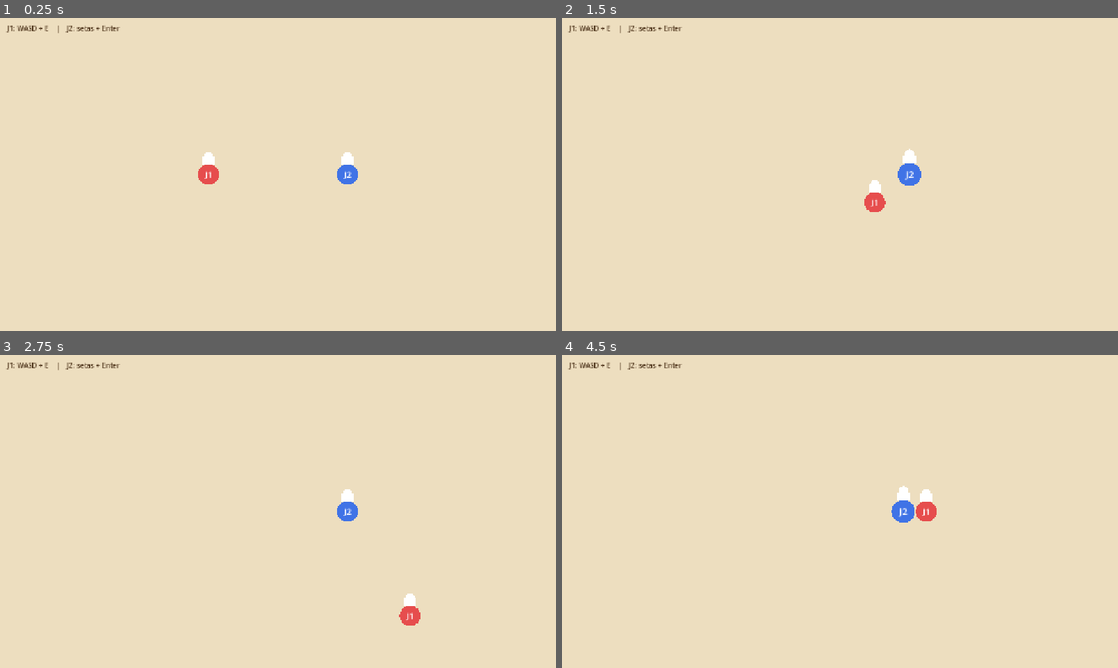
Above: before the commit, frames 1-4 (two rows, left to right).
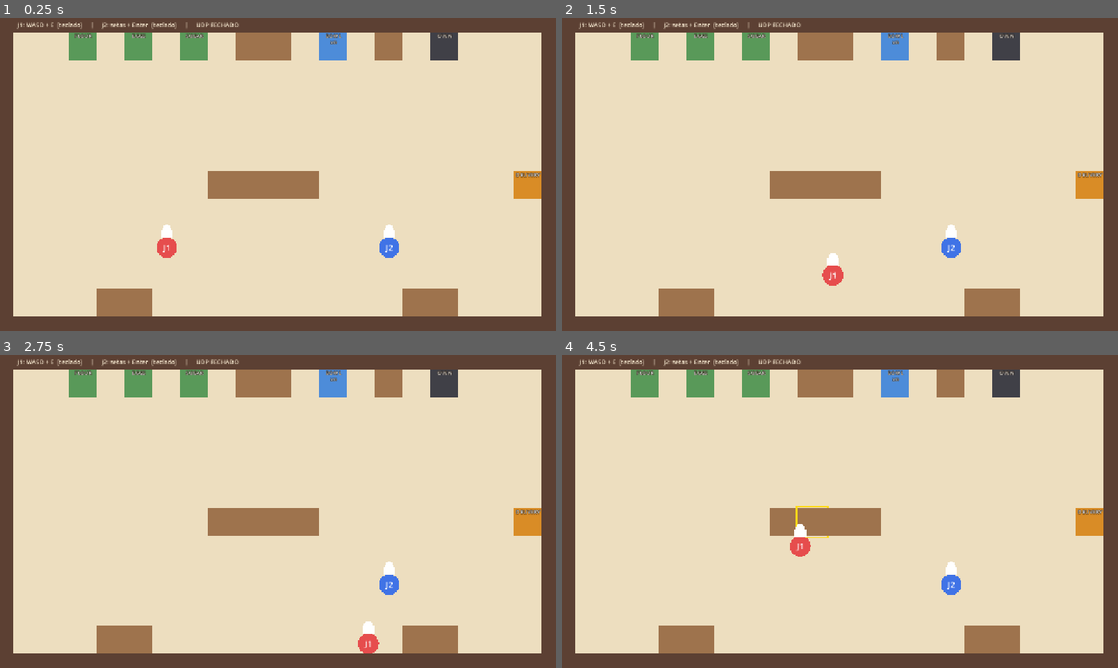
Above: after the commit, the same moments.

Repository: larissalvl/cheflingo
Game: Godot game, scene res://scenes/kitchen.tscn
Same seed, same stepped clock (60 frames per second), same inputs: the game is played once before the commit and once after it. Before the commit the project starts from res://scenes/main.tscn.
Inputs:
- Up to frame 1 (0.25 s): no input
- Up to frame 2 (1.5 s): tap Enter at 0.5, 1.35 s; hold D 0.53-1.28 s; tap E at 0.6 s; hold S from 1.28 s (still down)
- Up to frame 3 (2.75 s): release S at 2.03 s; hold D from 2.03 s (still down); tap Keypad Enter at 2.1 s
- Up to frame 4 (4.5 s): release D at 2.78 s; hold W 2.78-3.53 s; tap E at 2.85 s; hold A from 3.53 s (still down); tap Enter at 3.6 s; tap Keypad Enter at 4.35 s

The runs differ from the first frame. In frame 1, 22% of the frame differs, in the area x 0-100%, y 0-100%; in frame 2, 22%; in frame 3, 22%; in frame 4, 22%.

Commit message:
Dia 2: cozinha, estações, pegar/soltar, UDP no InputManager e firmware J1
Co-Authored-By: Claude Opus 5.5 <noreply@anthropic.com>

Diff:
--- a/project.godot
+++ b/project.godot
@@ -11,7 +11,7 @@
 [application]
 
 config/name="Cozinha Maluca"
-run/main_scene="res://scenes/main.tscn"
+run/main_scene="res://scenes/kitchen.tscn"
 config/features=PackedStringArray("4.7")
 
 [autoload]
@@ -23,7 +23,6 @@
 window/size/viewport_width=1280
 window/size/viewport_height=720
 window/stretch/mode="canvas_items"
-window/stretch/aspect="keep"
 
 [rendering]
 
--- a/scenes/chef.tscn
+++ b/scenes/chef.tscn
@@ -6,8 +6,13 @@
 radius = 24.0
 
 [node name="Chef" type="CharacterBody2D"]
+collision_layer = 2
+collision_mask = 3
 motion_mode = 1
 script = ExtResource("1_chef")
 
 [node name="CollisionShape2D" type="CollisionShape2D" parent="."]
 shape = SubResource("CircleShape2D_chef")
+
+[node name="HoldPoint" type="Marker2D" parent="."]
+position = Vector2(0, -70)
--- /dev/null
+++ b/scenes/kitchen.tscn
@@ -0,0 +1,152 @@
+[gd_scene load_steps=11 format=3]
+
+[ext_resource type="Script" path="res://scripts/kitchen.gd" id="1_kitchen"]
+[ext_resource type="PackedScene" path="res://scenes/chef.tscn" id="2_chef"]
+[ext_resource type="PackedScene" path="res://scenes/stations/counter.tscn" id="3_counter"]
+[ext_resource type="PackedScene" path="res://scenes/stations/ingredient_box.tscn" id="4_box"]
+[ext_resource type="PackedScene" path="res://scenes/stations/bowl.tscn" id="5_bowl"]
+[ext_resource type="PackedScene" path="res://scenes/stations/oven.tscn" id="6_oven"]
+[ext_resource type="PackedScene" path="res://scenes/stations/delivery.tscn" id="7_delivery"]
+
+[sub_resource type="RectangleShape2D" id="Shape_wall_h"]
+size = Vector2(1280, 32)
+
+[sub_resource type="RectangleShape2D" id="Shape_wall_v"]
+size = Vector2(32, 720)
+
+[node name="Kitchen" type="Node2D"]
+script = ExtResource("1_kitchen")
+
+[node name="Floor" type="ColorRect" parent="."]
+offset_right = 1280.0
+offset_bottom = 720.0
+mouse_filter = 2
+color = Color(0.93, 0.87, 0.75, 1)
+
+[node name="Walls" type="StaticBody2D" parent="."]
+collision_layer = 1
+collision_mask = 0
+
+[node name="TopVisual" type="ColorRect" parent="Walls"]
+offset_left = 0.0
+offset_top = 0.0
+offset_right = 1280.0
+offset_bottom = 32.0
+mouse_filter = 2
+color = Color(0.36, 0.25, 0.2, 1)
+
+[node name="BottomVisual" type="ColorRect" parent="Walls"]
+offset_left = 0.0
+offset_top = 688.0
+offset_right = 1280.0
+offset_bottom = 720.0
+mouse_filter = 2
+color = Color(0.36, 0.25, 0.2, 1)
+
+[node name="LeftVisual" type="ColorRect" parent="Walls"]
+offset_left = 0.0
+offset_top = 0.0
+offset_right = 32.0
+offset_bottom = 720.0
+mouse_filter = 2
+color = Color(0.36, 0.25, 0.2, 1)
+
+[node name="RightVisual" type="ColorRect" parent="Walls"]
+offset_left = 1248.0
+offset_top = 0.0
+offset_right = 1280.0
+offset_bottom = 720.0
+mouse_filter = 2
+color = Color(0.36, 0.25, 0.2, 1)
+
+[node name="TopShape" type="CollisionShape2D" parent="Walls"]
+position = Vector2(640, 16)
+shape = SubResource("Shape_wall_h")
+
+[node name="BottomShape" type="CollisionShape2D" parent="Walls"]
+position = Vector2(640, 704)
+shape = SubResource("Shape_wall_h")
+
+[node name="LeftShape" type="CollisionShape2D" parent="Walls"]
+position = Vector2(16, 360)
+shape = SubResource("Shape_wall_v")
+
+[node name="RightShape" type="CollisionShape2D" parent="Walls"]
+position = Vector2(1264, 360)
+shape = SubResource("Shape_wall_v")
+
+[node name="Stations" type="Node2D" parent="."]
+
+[node name="BoxFlour" parent="Stations" instance=ExtResource("4_box")]
+position = Vector2(192, 64)
+ingredient = "FLOUR"
+
+[node name="BoxEggs" parent="Stations" instance=ExtResource("4_box")]
+position = Vector2(320, 64)
+ingredient = "EGGS"
+
+[node name="BoxSugar" parent="Stations" instance=ExtResource("4_box")]
+position = Vector2(448, 64)
+ingredient = "SUGAR"
+
+[node name="CounterTop1" parent="Stations" instance=ExtResource("3_counter")]
+position = Vector2(576, 64)
+
+[node name="CounterTop2" parent="Stations" instance=ExtResource("3_counter")]
+position = Vector2(640, 64)
+
+[node name="Bowl" parent="Stations" instance=ExtResource("5_bowl")]
+position = Vector2(768, 64)
+
+[node name="CounterTop3" parent="Stations" instance=ExtResource("3_counter")]
+position = Vector2(896, 64)
+
+[node name="Oven" parent="Stations" instance=ExtResource("6_oven")]
+position = Vector2(1024, 64)
+
+[node name="Island1" parent="Stations" instance=ExtResource("3_counter")]
+position = Vector2(512, 384)
+
+[node name="Island2" parent="Stations" instance=ExtResource("3_counter")]
+position = Vector2(576, 384)
+
+[node name="Island3" parent="Stations" instance=ExtResource("3_counter")]
+position = Vector2(640, 384)
+
+[node name="Island4" parent="Stations" instance=ExtResource("3_counter")]
+position = Vector2(704, 384)
+
+[node name="Delivery" parent="Stations" instance=ExtResource("7_delivery")]
+position = Vector2(1216, 384)
+
+[node name="CounterBottom1" parent="Stations" instance=ExtResource("3_counter")]
+position = Vector2(256, 656)
+
+[node name="CounterBottom2" parent="Stations" instance=ExtResource("3_counter")]
+position = Vector2(320, 656)
+
+[node name="CounterBottom3" parent="Stations" instance=ExtResource("3_counter")]
+position = Vector2(960, 656)
+
+[node name="CounterBottom4" parent="Stations" instance=ExtResource("3_counter")]
+position = Vector2(1024, 656)
+
+[node name="Chef1" parent="." instance=ExtResource("2_chef")]
+position = Vector2(384, 528)
+player_id = 1
+color = Color(0.9, 0.3, 0.3, 1)
+
+[node name="Chef2" parent="." instance=ExtResource("2_chef")]
+position = Vector2(896, 528)
+player_id = 2
+color = Color(0.25, 0.45, 0.9, 1)
+
+[node name="Hud" type="Label" parent="."]
+offset_left = 40.0
+offset_top = 6.0
+offset_right = 1240.0
+offset_bottom = 28.0
+mouse_filter = 2
+theme_override_colors/font_color = Color(1, 0.95, 0.85, 1)
+theme_override_font_sizes/font_size = 14
+text = "J1: WASD + E   |   J2: setas + Enter"
--- a/scenes/main.tscn
+++ /dev/null
@@ -1,28 +0,0 @@
-[gd_scene load_steps=2 format=3]
-
-[ext_resource type="PackedScene" path="res://scenes/chef.tscn" id="1_chef"]
-
-[node name="Main" type="Node2D"]
-
-[node name="Floor" type="ColorRect" parent="."]
-offset_right = 1280.0
-offset_bottom = 720.0
-color = Color(0.93, 0.87, 0.75, 1)
-
-[node name="Hint" type="Label" parent="."]
-offset_left = 16.0
-offset_top = 12.0
-offset_right = 700.0
-offset_bottom = 40.0
-theme_override_colors/font_color = Color(0.3, 0.2, 0.1, 1)
-text = "J1: WASD + E    |    J2: setas + Enter"
-
-[node name="Chef1" parent="." instance=ExtResource("1_chef")]
-position = Vector2(480, 360)
-player_id = 1
-color = Color(0.9, 0.3, 0.3, 1)
-
-[node name="Chef2" parent="." instance=ExtResource("1_chef")]
-position = Vector2(800, 360)
-player_id = 2
-color = Color(0.25, 0.45, 0.9, 1)
--- /dev/null
+++ b/scenes/stations/bowl.tscn
@@ -0,0 +1,9 @@
+[gd_scene load_steps=3 format=3]
+
+[ext_resource type="PackedScene" path="res://scenes/stations/station.tscn" id="1_base"]
+[ext_resource type="Script" path="res://scripts/stations/bowl.gd" id="2_script"]
+
+[node name="Bowl" instance=ExtResource("1_base")]
+script = ExtResource("2_script")
+title = "BOWL"
+color = Color(0.3, 0.55, 0.85, 1)
--- /dev/null
+++ b/scenes/stations/counter.tscn
@@ -0,0 +1,9 @@
+[gd_scene load_steps=3 format=3]
+
+[ext_resource type="PackedScene" path="res://scenes/stations/station.tscn" id="1_base"]
+[ext_resource type="Script" path="res://scripts/stations/counter.gd" id="2_script"]
+
+[node name="Counter" instance=ExtResource("1_base")]
+script = ExtResource("2_script")
+title = ""
+color = Color(0.62, 0.45, 0.3, 1)
--- /dev/null
+++ b/scenes/stations/delivery.tscn
@@ -0,0 +1,9 @@
+[gd_scene load_steps=3 format=3]
+
+[ext_resource type="PackedScene" path="res://scenes/stations/station.tscn" id="1_base"]
+[ext_resource type="Script" path="res://scripts/stations/delivery.gd" id="2_script"]
+
+[node name="Delivery" instance=ExtResource("1_base")]
+script = ExtResource("2_script")
+title = "DELIVERY"
+color = Color(0.85, 0.55, 0.15, 1)
--- /dev/null
+++ b/scenes/stations/ingredient_box.tscn
@@ -0,0 +1,9 @@
+[gd_scene load_steps=3 format=3]
+
+[ext_resource type="PackedScene" path="res://scenes/stations/station.tscn" id="1_base"]
+[ext_resource type="Script" path="res://scripts/stations/ingredient_box.gd" id="2_script"]
+
+[node name="IngredientBox" instance=ExtResource("1_base")]
+script = ExtResource("2_script")
+title = "BOX"
+color = Color(0.35, 0.6, 0.35, 1)
--- /dev/null
+++ b/scenes/stations/oven.tscn
@@ -0,0 +1,9 @@
+[gd_scene load_steps=3 format=3]
+
+[ext_resource type="PackedScene" path="res://scenes/stations/station.tscn" id="1_base"]
+[ext_resource type="Script" path="res://scripts/stations/oven.gd" id="2_script"]
+
+[node name="Oven" instance=ExtResource("1_base")]
+script = ExtResource("2_script")
+title = "OVEN"
+color = Color(0.25, 0.25, 0.28, 1)
--- /dev/null
+++ b/scenes/stations/station.tscn
@@ -0,0 +1,50 @@
+[gd_scene load_steps=4 format=3]
+
+[ext_resource type="Script" path="res://scripts/stations/station.gd" id="1_station"]
+
+[sub_resource type="RectangleShape2D" id="RectangleShape2D_body"]
+size = Vector2(64, 64)
+
+[sub_resource type="RectangleShape2D" id="RectangleShape2D_reach"]
+size = Vector2(112, 112)
+
+[node name="Station" type="StaticBody2D"]
+collision_layer = 1
+collision_mask = 0
+script = ExtResource("1_station")
+
+[node name="Visual" type="ColorRect" parent="."]
+offset_left = -32.0
+offset_top = -32.0
+offset_right = 32.0
+offset_bottom = 32.0
+mouse_filter = 2
+color = Color(0.55, 0.4, 0.28, 1)
+
+[node name="CollisionShape2D" type="CollisionShape2D" parent="."]
+shape = SubResource("RectangleShape2D_body")
+
+[node name="InteractArea" type="Area2D" parent="."]
+collision_layer = 0
+collision_mask = 2
+monitorable = false
+
+[node name="CollisionShape2D" type="CollisionShape2D" parent="InteractArea"]
+shape = SubResource("RectangleShape2D_reach")
+
+[node name="Label" type="Label" parent="."]
+z_index = 2
+offset_left = -48.0
+offset_top = -32.0
+offset_right = 48.0
+offset_bottom = 0.0
+mouse_filter = 2
+theme_override_colors/font_color = Color(1, 1, 1, 1)
+theme_override_colors/font_outline_color = Color(0.1, 0.05, 0, 1)
+theme_override_constants/outline_size = 4
+theme_override_constants/line_spacing = -2
+theme_override_font_sizes/font_size = 12
+horizontal_alignment = 1
+
+[node name="ItemSlot" type="Marker2D" parent="."]
+position = Vector2(0, 12)
--- a/scripts/chef.gd
+++ b/scripts/chef.gd
@@ -1,5 +1,7 @@
+class_name Chef
 extends CharacterBody2D
 ## Chef controlado por um jogador. Placeholder desenhado em código até a arte chegar.
+## Interage só com a estação mais próxima dentro do alcance.
 
 @export var player_id: int = 1
 @export var color: Color = Color(0.9, 0.3, 0.3)
@@ -7,23 +9,85 @@
 
 const RADIUS := 24.0
 
+var held_item: Item = null
+
+## Estações cuja área de interação o chef está tocando.
+var _stations_in_reach: Array[Station] = []
+var _nearest: Station = null
+
+@onready var _hold_point: Marker2D = $HoldPoint
+
 
 func _physics_process(_delta: float) -> void:
 	velocity = InputManager.get_move(player_id) * speed
 	move_and_slide()
 
-	# Por enquanto a "parede" é a borda da tela (colisões reais no Dia 2).
-	var screen := get_viewport_rect().size
-	position = position.clamp(Vector2(RADIUS, RADIUS), screen - Vector2(RADIUS, RADIUS))
-
-	if InputManager.is_action_just_pressed(player_id):
-		_action_feedback()
+	_update_nearest()
+	if InputManager.is_action_just_pressed(player_id) and _nearest != null:
+		if _nearest.interact(self):
+			_pulse()
 
 
-## Pulinho visual para confirmar que o botão de ação funcionou.
-func _action_feedback() -> void:
+# ---------------- itens ----------------
+
+func has_item() -> bool:
+	return held_item != null
+
+
+## Coloca um item na mão (em cima da cabeça).
+func hold(item: Item) -> void:
+	held_item = item
+	if item.get_parent() != null:
+		item.reparent(_hold_point, false)
+	else:
+		_hold_point.add_child(item)
+	item.position = Vector2.ZERO
+
+
+## Tira o item da mão e devolve (quem chamou decide onde ele vai).
+func take_item() -> Item:
+	var item := held_item
+	held_item = null
+	return item
+
+
+# ---------------- estações ----------------
+
+func station_entered(station: Station) -> void:
+	if station not in _stations_in_reach:
+		_stations_in_reach.append(station)
+
+
+func station_exited(station: Station) -> void:
+	_stations_in_reach.erase(station)
+
+
+func get_nearest_station() -> Station:
+	return _nearest
+
+
+func _update_nearest() -> void:
+	var best: Station = null
+	var best_dist := INF
+	for s in _stations_in_reach:
+		var d := global_position.distance_squared_to(s.global_position)
+		if d < best_dist:
+			best_dist = d
+			best = s
+	if best != _nearest:
+		if _nearest != null:
+			_nearest.set_highlight(self, false)
+		if best != null:
+			best.set_highlight(self, true)
+		_nearest = best
+
+
+# ---------------- visual ----------------
+
+## Pulinho para confirmar que a ação funcionou.
+func _pulse() -> void:
 	var tween := create_tween()
-	tween.tween_property(self, "scale", Vector2(1.3, 1.3), 0.07)
+	tween.tween_property(self, "scale", Vector2(1.2, 1.2), 0.06)
 	tween.tween_property(self, "scale", Vector2.ONE, 0.10)
 
 
@@ -31,6 +95,5 @@
 	draw_circle(Vector2.ZERO, RADIUS, color)                              # corpo
 	draw_rect(Rect2(-14, -RADIUS - 16, 28, 18), Color.WHITE)              # chapéu
 	draw_circle(Vector2(0, -RADIUS - 18), 10, Color.WHITE)                # topo do chapéu
-	var font := ThemeDB.fallback_font
-	draw_string(font, Vector2(-12, 7), "J%d" % player_id,
+	draw_string(ThemeDB.fallback_font, Vector2(-12, 7), "J%d" % player_id,
 		HORIZONTAL_ALIGNMENT_CENTER, 24, 18, Color.WHITE)
--- a/scripts/input_manager.gd
+++ b/scripts/input_manager.gd
@@ -2,52 +2,79 @@
 ## InputManager (autoload): única porta de entrada dos comandos dos jogadores.
 ## O resto do jogo só chama get_move(), is_action_held() e is_action_just_pressed()
 ## e nunca sabe se o comando veio do teclado ou do ESP32.
+##
+## Regra: se o ESP32 do jogador mandou pacote nos últimos 500 ms, ele controla
+## aquele chef. Se não, vale o teclado (que é sempre a reserva).
 
-## Teclas de cada jogador (teclado = sempre funciona, é o plano B).
+signal source_changed(player: int, source: String)  # "ESP32" ou "teclado"
+
+const UDP_PORT := 4210
+const REMOTE_TIMEOUT_MS := 500
+
+## Teclas de cada jogador.
 const KEYS := {
 	1: {"up": [KEY_W], "down": [KEY_S], "left": [KEY_A], "right": [KEY_D], "action": [KEY_E]},
 	2: {"up": [KEY_UP], "down": [KEY_DOWN], "left": [KEY_LEFT], "right": [KEY_RIGHT], "action": [KEY_ENTER, KEY_KP_ENTER]},
 }
 
-## Se o ESP32 parar de mandar pacotes por esse tempo, o estado dele é zerado.
-const REMOTE_TIMEOUT_MS := 500
+## Identificador do pacote -> número do jogador.
+const PLAYER_IDS := {"J1": 1, "J2": 2}
 
-## Estado vindo do hardware (preenchido por set_remote_state; o UDP entra no Dia 2).
+var _udp := PacketPeerUDP.new()
+var _udp_ok := false
+
+## Estado vindo do hardware.
 var _remote := {
-	1: {"move": Vector2.ZERO, "sw": false, "last_ms": -REMOTE_TIMEOUT_MS},
-	2: {"move": Vector2.ZERO, "sw": false, "last_ms": -REMOTE_TIMEOUT_MS},
+	1: {"move": Vector2.ZERO, "sw": false, "last_ms": -100000},
+	2: {"move": Vector2.ZERO, "sw": false, "last_ms": -100000},
 }
 
-## Estado do botão de ação no frame atual e no anterior (para detectar "acabou de pressionar").
+## Botão de ação no frame atual e no anterior (para "acabou de pressionar").
 var _held := {1: false, 2: false}
 var _held_prev := {1: false, 2: false}
+var _source := {1: "teclado", 2: "teclado"}
 
 
 func _ready() -> void:
-	process_priority = -100  # roda antes dos chefs
+	process_priority = -100
+	process_physics_priority = -100  # atualiza antes dos chefs
 	_register_keyboard_actions()
+	var err := _udp.bind(UDP_PORT)
+	_udp_ok = err == OK
+	if _udp_ok:
+		print("[InputManager] escutando UDP na porta %d" % UDP_PORT)
+	else:
+		push_warning("[InputManager] não abriu a porta UDP %d (erro %d). Só teclado." % [UDP_PORT, err])
+
+
+func _exit_tree() -> void:
+	_udp.close()
 
 
 func _physics_process(_delta: float) -> void:
-	var now := Time.get_ticks_msec()
+	_read_udp()
 	for p in [1, 2]:
-		if now - _remote[p]["last_ms"] > REMOTE_TIMEOUT_MS:
-			_remote[p]["move"] = Vector2.ZERO
-			_remote[p]["sw"] = false
+		var src := "ESP32" if is_remote_active(p) else "teclado"
+		if src != _source[p]:
+			_source[p] = src
+			print("[InputManager] J%d agora controlado por: %s" % [p, src])
+			source_changed.emit(p, src)
 		_held_prev[p] = _held[p]
-		_held[p] = Input.is_action_pressed(_action_name(p, "action")) or _remote[p]["sw"]
+		if is_remote_active(p):
+			_held[p] = _remote[p]["sw"]
+		else:
+			_held[p] = Input.is_action_pressed(_action_name(p, "action"))
 
 
 # ---------------- API pública ----------------
 
 ## Vetor de movimento do jogador (comprimento de 0 a 1).
 func get_move(player: int) -> Vector2:
-	var kb := Input.get_vector(
+	if is_remote_active(player):
+		return _remote[player]["move"].limit_length(1.0)
+	return Input.get_vector(
 		_action_name(player, "left"), _action_name(player, "right"),
 		_action_name(player, "up"), _action_name(player, "down"))
-	if kb != Vector2.ZERO:
-		return kb
-	return _remote[player]["move"].limit_length(1.0)
 
 
 ## Botão de ação está apertado agora?
@@ -60,7 +87,21 @@
 	return _held[player] and not _held_prev[player]
 
 
-## Chamado pela leitura do hardware (UDP/Serial) com um pacote "J1,x,y,sw".
+## O ESP32 desse jogador mandou pacote recentemente?
+func is_remote_active(player: int) -> bool:
+	return Time.get_ticks_msec() - _remote[player]["last_ms"] <= REMOTE_TIMEOUT_MS
+
+
+## "ESP32" ou "teclado" — só para diagnóstico na tela.
+func get_source(player: int) -> String:
+	return _source[player]
+
+
+func is_udp_listening() -> bool:
+	return _udp_ok
+
+
+## Atualiza o estado do hardware. Usado pela leitura UDP (e por testes).
 func set_remote_state(player: int, x: float, y: float, sw: bool) -> void:
 	if not _remote.has(player):
 		return
@@ -69,7 +110,26 @@
 	_remote[player]["last_ms"] = Time.get_ticks_msec()
 
 
+## Interpreta um pacote "J1,x,y,sw". Retorna true se era válido.
+func parse_packet(text: String) -> bool:
+	var parts := text.strip_edges().split(",")
+	if parts.size() != 4 or not PLAYER_IDS.has(parts[0]):
+		return false
+	if not (parts[1].is_valid_float() and parts[2].is_valid_float() and parts[3].is_valid_int()):
+		return false
+	set_remote_state(PLAYER_IDS[parts[0]], parts[1].to_float(), parts[2].to_float(), parts[3].to_int() == 1)
+	return true
+
+
 # ---------------- interno ----------------
+
+func _read_udp() -> void:
+	if not _udp_ok:
+		return
+	while _udp.get_available_packet_count() > 0:
+		var text := _udp.get_packet().get_string_from_ascii()
+		parse_packet(text)
+
 
 func _action_name(player: int, what: String) -> String:
 	return "p%d_%s" % [player, what]
--- /dev/null
+++ b/scripts/item.gd
@@ -0,0 +1,34 @@
+class_name Item
+extends Node2D
+## Um ingrediente que pode ser carregado pelo chef ou ficar numa bancada.
+## Placeholder desenhado em código (troca por Sprite2D quando a arte chegar).
+
+const SIZE := Vector2(46, 26)
+
+## Cor de cada ingrediente.
+const COLORS := {
+	"FLOUR": Color(0.97, 0.95, 0.88),
+	"EGGS": Color(1.0, 0.82, 0.3),
+	"SUGAR": Color(0.98, 0.7, 0.85),
+}
+
+var ingredient: String = "FLOUR"
+
+
+static func create(ingredient_name: String) -> Item:
+	var item := Item.new()
+	item.ingredient = ingredient_name
+	item.name = ingredient_name.capitalize()
+	return item
+
+
+func _ready() -> void:
+	z_index = 5  # sempre por cima de chefs e estações
+
+
+func _draw() -> void:
+	var rect := Rect2(-SIZE / 2, SIZE)
+	draw_rect(rect, COLORS.get(ingredient, Color.GRAY))
+	draw_rect(rect, Color(0.25, 0.15, 0.05), false, 2.0)
+	draw_string(ThemeDB.fallback_font, Vector2(-SIZE.x / 2, 5), ingredient,
+		HORIZONTAL_ALIGNMENT_CENTER, SIZE.x, 11, Color(0.25, 0.15, 0.05))
--- /dev/null
+++ b/scripts/kitchen.gd
@@ -0,0 +1,16 @@
+extends Node2D
+## Cena da cozinha. Por enquanto só mostra na barra de cima quem controla cada chef
+## (teclado ou ESP32), para facilitar o teste do hardware.
+
+@onready var _hud: Label = $Hud
+
+
+func _ready() -> void:
+	InputManager.source_changed.connect(func(_p, _s): _update_hud())
+	_update_hud()
+
+
+func _update_hud() -> void:
+	var udp := "UDP %d ok" % InputManager.UDP_PORT if InputManager.is_udp_listening() else "UDP FECHADO"
+	_hud.text = "J1: WASD + E  [%s]     |     J2: setas + Enter  [%s]     |     %s" % [
+		InputManager.get_source(1), InputManager.get_source(2), udp]
--- /dev/null
+++ b/scripts/stations/bowl.gd
@@ -0,0 +1,20 @@
+class_name Bowl
+extends Station
+## Tigela: aceita itens e mostra quantos tem dentro.
+## (No D3 vira a tigela que soma frações.)
+
+var contents: Array[String] = []
+
+
+func get_label_text() -> String:
+	return "%s\nx%d" % [title, contents.size()]
+
+
+func interact(chef: Chef) -> bool:
+	if not chef.has_item():
+		return false
+	var it := chef.take_item()
+	contents.append(it.ingredient)
+	it.queue_free()
+	update_label()
+	return true
--- /dev/null
+++ b/scripts/stations/counter.gd
@@ -0,0 +1,28 @@
+class_name Counter
+extends Station
+## Bancada: guarda no máximo 1 item.
+## Chef com item + bancada vazia = solta o item. Chef sem item + bancada com item = pega.
+
+var item: Item = null
+
+
+func interact(chef: Chef) -> bool:
+	if chef.has_item() and item == null:
+		place(chef.take_item())
+		return true
+	if not chef.has_item() and item != null:
+		var it := item
+		item = null
+		chef.hold(it)
+		return true
+	return false
+
+
+## Coloca um item em cima da bancada.
+func place(it: Item) -> void:
+	item = it
+	if it.get_parent() != null:
+		it.reparent(_slot, false)
+	else:
+		_slot.add_child(it)
+	it.position = Vector2.ZERO
--- /dev/null
+++ b/scripts/stations/delivery.gd
@@ -0,0 +1,16 @@
+class_name Delivery
+extends Station
+## Balcão de entrega (placeholder): recebe o item e ele some.
+## Clientes e pontuação entram no D4.
+
+var delivered_count := 0
+
+
+func interact(chef: Chef) -> bool:
+	if not chef.has_item():
+		return false
+	var it := chef.take_item()
+	it.queue_free()
+	delivered_count += 1
+	flash_text("THANKS!")
+	return true
--- /dev/null
+++ b/scripts/stations/ingredient_box.gd
@@ -0,0 +1,16 @@
+class_name IngredientBox
+extends Station
+## Caixa de ingrediente: chef de mão vazia aperta ação e recebe 1 item.
+
+@export var ingredient: String = "FLOUR"
+
+
+func get_label_text() -> String:
+	return ingredient
+
+
+func interact(chef: Chef) -> bool:
+	if chef.has_item():
+		return false
+	chef.hold(Item.create(ingredient))
+	return true
--- /dev/null
+++ b/scripts/stations/oven.gd
@@ -0,0 +1,4 @@
+class_name Oven
+extends Counter
+## Forno (placeholder): por enquanto funciona igual a uma bancada.
+## O cozimento entra junto com as receitas (D3/D4).
--- /dev/null
+++ b/scripts/stations/station.gd
@@ -0,0 +1,76 @@
+class_name Station
+extends StaticBody2D
+## Base de todas as estações (caixa, bancada, tigela, forno, entrega).
+## - O StaticBody2D bloqueia os chefs.
+## - A InteractArea (Area2D) avisa o chef quando ele chega perto.
+## - Cada tipo de estação sobrescreve interact() e get_label_text().
+
+const SIZE := Vector2(64, 64)
+const HIGHLIGHT_COLOR := Color(1.0, 0.85, 0.1)
+
+@export var title: String = "STATION"
+@export var color: Color = Color(0.55, 0.4, 0.28)
+
+## Chefs que estão com esta estação como "a mais próxima".
+var _highlighted_by: Array[Node] = []
+
+@onready var _visual: ColorRect = $Visual
+@onready var _label: Label = $Label
+@onready var _slot: Marker2D = $ItemSlot
+
+
+func _ready() -> void:
+	_visual.color = color
+	$InteractArea.body_entered.connect(_on_body_entered)
+	$InteractArea.body_exited.connect(_on_body_exited)
+	update_label()
+
+
+## Chamado pelo chef ao apertar ação. Retorna true se algo aconteceu.
+func interact(_chef: Chef) -> bool:
+	return false
+
+
+## Texto mostrado na estação.
+func get_label_text() -> String:
+	return title
+
+
+func update_label() -> void:
+	_label.text = get_label_text()
+
+
+## Mostra um texto por um instante e depois volta ao normal.
+func flash_text(text: String, seconds: float = 0.8) -> void:
+	_label.text = text
+	await get_tree().create_timer(seconds).timeout
+	if is_inside_tree():
+		update_label()
+
+
+func set_highlight(chef: Node, on: bool) -> void:
+	if on and chef not in _highlighted_by:
+		_highlighted_by.append(chef)
+	elif not on:
+		_highlighted_by.erase(chef)
+	queue_redraw()
+
+
+func is_highlighted() -> bool:
+	return not _highlighted_by.is_empty()
+
+
+func _draw() -> void:
+	# Contorno amarelo quando algum chef pode interagir com esta estação.
+	if is_highlighted():
+		draw_rect(Rect2(-SIZE / 2 - Vector2(4, 4), SIZE + Vector2(8, 8)), HIGHLIGHT_COLOR, false, 4.0)
+
+
+func _on_body_entered(body: Node) -> void:
+	if body is Chef:
+		body.station_entered(self)
+
+
+func _on_body_exited(body: Node) -> void:
+	if body is Chef:
+		body.station_exited(self)
Not shown, added: scripts/item.gd.uid
Not shown, added: scripts/kitchen.gd.uid
Not shown, added: scripts/stations/bowl.gd.uid
Not shown, added: scripts/stations/counter.gd.uid
Not shown, added: scripts/stations/delivery.gd.uid
Not shown, added: scripts/stations/ingredient_box.gd.uid
Not shown, added: scripts/stations/oven.gd.uid
Not shown, added: scripts/stations/station.gd.uid
Not shown, changed: CLAUDE.md
Not shown, added: firmware/j1/config.example.h
Not shown, added: firmware/j1/j1.ino
